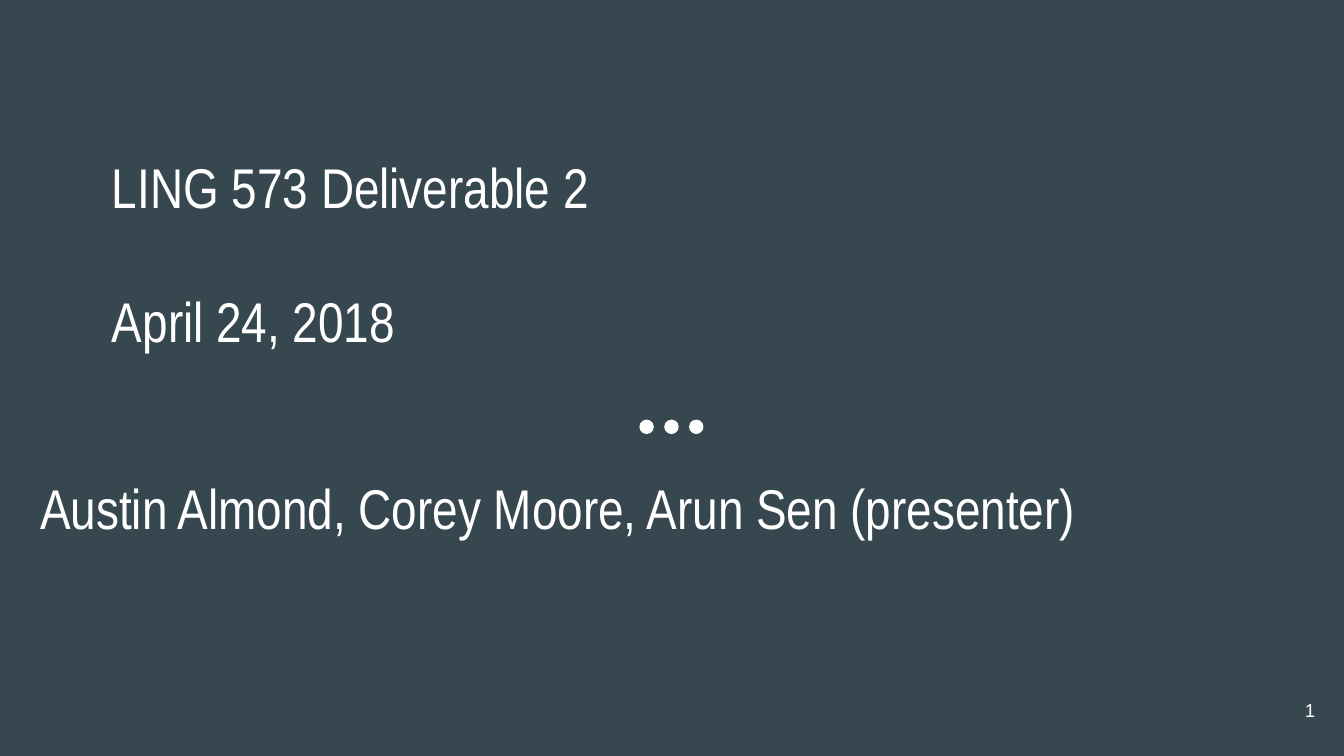
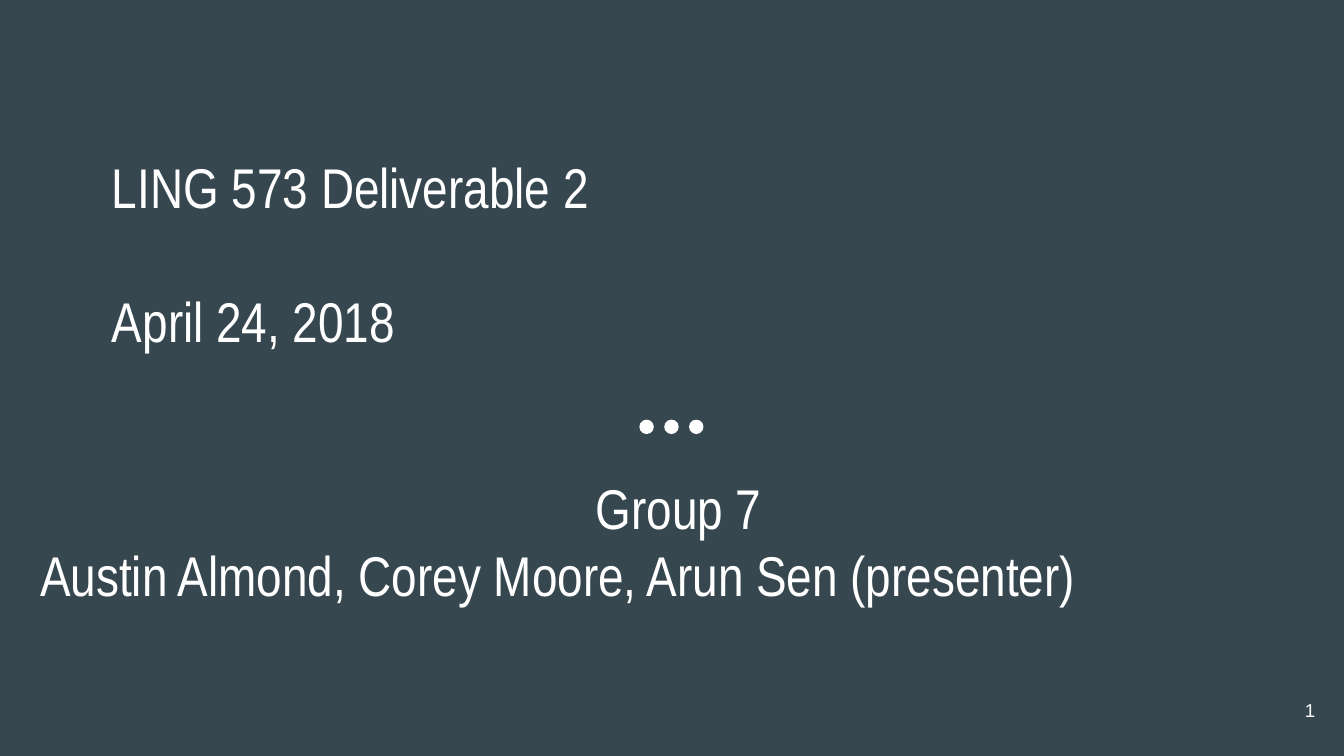
Before and after one commit to austin226/ling573, a slide deck: slide 1 of doc/D2_presentation.ppt. Drawn at 1344x756 pixels with LibreOffice and Linux fonts; fonts in the diff are those of the drawing. Boxes give left, top, right and bottom in pixels: in the first picture for what was removed or moved away, otherwise in the second. Text is boxed around its words. In the diff, an @@ line names an element or a change of style, - is before the commit and + after.

```diff
--- a/doc/D2_presentation.ppt
+++ b/doc/D2_presentation.ppt
@@ subtitle at box(596, 490, 762, 538): paragraph added @@
+Group 7
```
Also in this commit, not shown: 2 other slides changed.
